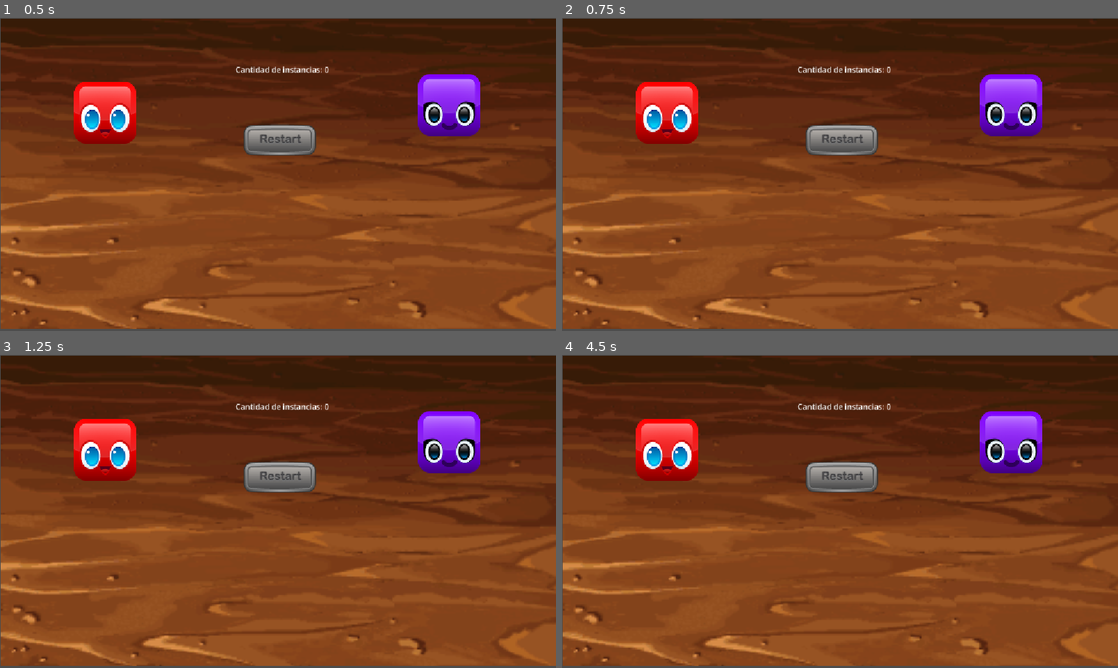
Above: before the commit, frames 1-4 (two rows, left to right).
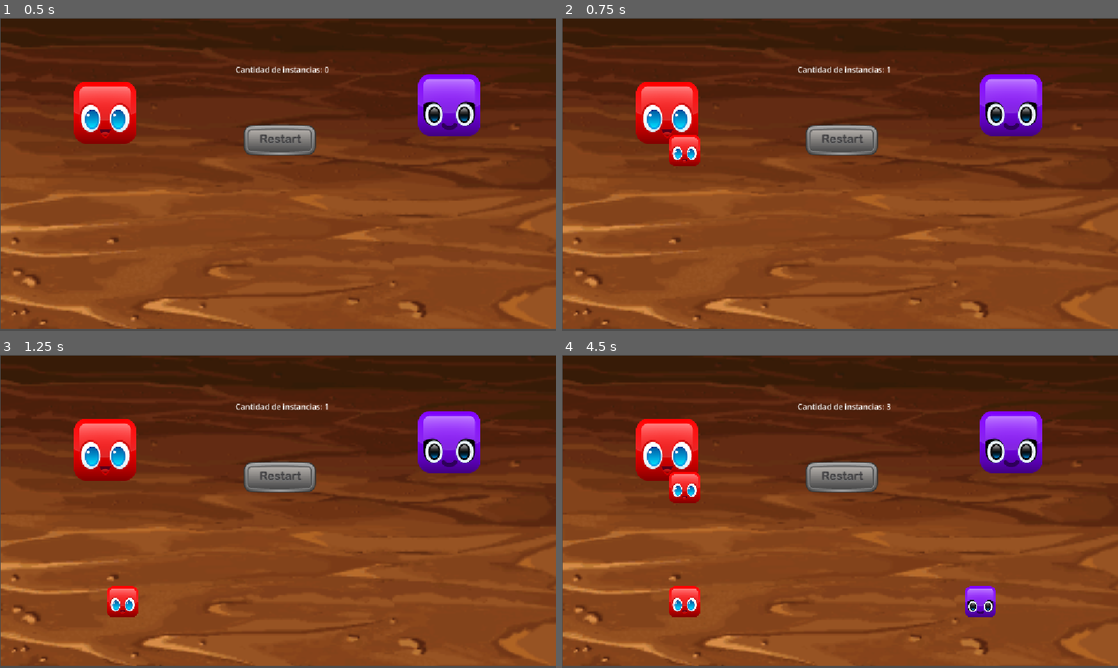
Above: after the commit, the same moments.

Repository: fabriziososa5/ejercicio_senales
Game: Godot game, scene res://scenes/Menu/Menu.tscn
The game is run twice, just before and just after one commit, with the same random seed, the same clock (stepped at 60 frames per second) and the same inputs.
Inputs (mouse positions are in pixels of both pictures, inside the frame that each line leads up to):
- Up to frame 1 (0.5 s): no input
- Up to frame 2 (0.75 s): click (667, 111) at 0.5 s
- Up to frame 3 (1.25 s): no input
- Up to frame 4 (4.5 s): click (1012, 442) at 1.25 s; click (840, 477) at 2 s; click (667, 448) at 2.75 s; click (1012, 442) at 3.5 s; click (667, 448) at 4.25 s

Frame 1 is identical in both runs. In frame 2, 0.6% of the frame differs, in the area x 19-60%, y 15-48%; in frame 3, 0.6%; in frame 4, 1.6%, in the area x 19-78%, y 16-84%.
Error before the commit: Invalid access to property or key 'button_down' on a base object of type 'null instance'. (res://scenes/Menu/Menu.gd:13)

Commit message:
Comit 10: Solución a errores
Tuve fallas para hacer que al apretar el botón violeta salieran los bloques más pequeños y su ubicación, pude cambiar la ubicación en donde respawnean y también había tenido un error al redactar "Redgenerator" tenia que poner en el código "RedGenerator" se me complico por una mayúscula, pero ya el juego o la muestra anda a la perfección.

Diff:
--- a/scenes/Buttons/RedGenerator/red_generator.gd
+++ b/scenes/Buttons/RedGenerator/red_generator.gd
@@ -1,7 +1,7 @@
 extends TextureButton
 
 func generate_block():
-	var block_scene = preload("res://scenes/Buttons/RedGenerator/RedGenerator.tscn")
+	var block_scene = preload("res://scenes/Blocks/Red/BlockRed.tscn")
 	var block_instance = block_scene.instantiate()
 	add_child(block_instance)
 
@@ -9,4 +9,4 @@
 	block_instance.position = Vector2(100, 100)
 
 func _on_button_down() -> void:
-	get_parent().generate_block()
+	generate_block()
--- a/scenes/Buttons/VioletGenerator/violet_generator.gd
+++ b/scenes/Buttons/VioletGenerator/violet_generator.gd
@@ -1,11 +1,11 @@
 extends TextureButton
 
 func generate_block():
-	var block_scene = preload("res://scenes/Buttons/VioletGenerator/VioletGenerator.tscn")
+	var block_scene = preload("res://scenes/Blocks/Violet/BlockViolet.tscn")
 	var block_instance = block_scene.instantiate()
-	add_child(block_instance)
+	get_parent().add_child(block_instance)
 
-	block_instance.position = Vector2(200, 100)
+	block_instance.position = Vector2(867, 116)
 
 func _on_button_down() -> void:
-	get_parent().generate_block()
+	generate_block()
--- a/scenes/Menu/Menu.gd
+++ b/scenes/Menu/Menu.gd
@@ -4,8 +4,8 @@
 var instancesCount = 0
 
 @onready var count_label = $CountLabel
-@onready var red_button = $RedGenerator/TextureButton
-@onready var violet_button = $VioletGenerator/TextureButton
+@onready var red_button = $RedGenerator
+@onready var violet_button = $VioletGenerator
 
 func _ready():
 	$CountLabel.text = INSTANCES_TEXT + str(instancesCount)
--- a/scenes/Menu/Menu.tscn
+++ b/scenes/Menu/Menu.tscn
@@ -17,19 +17,19 @@
 scale = Vector2(3.6346, 3.2109)
 texture = ExtResource("1")
 
-[node name="RedGenerator" parent="." unique_id=1396700036 instance=ExtResource("3")]
+[node name="RedGenerator" parent="." unique_id=1396700036 groups=["blocks"] instance=ExtResource("3")]
 offset_left = 154.0
 offset_top = 132.0
 offset_right = 282.0
 offset_bottom = 260.0
 
-[node name="VioletGenerator" parent="." unique_id=613538145 instance=ExtResource("2")]
+[node name="VioletGenerator" parent="." unique_id=613538145 groups=["blocks"] instance=ExtResource("2")]
 offset_left = 867.0
 offset_top = 116.0
 offset_right = 995.0
 offset_bottom = 244.0
 
-[node name="Reset" parent="." unique_id=2048150761 instance=ExtResource("4")]
+[node name="Reset" parent="." unique_id=2048150761 groups=["blocks"] instance=ExtResource("4")]
 offset_left = 503.0
 offset_top = 219.0
 offset_right = 655.0
